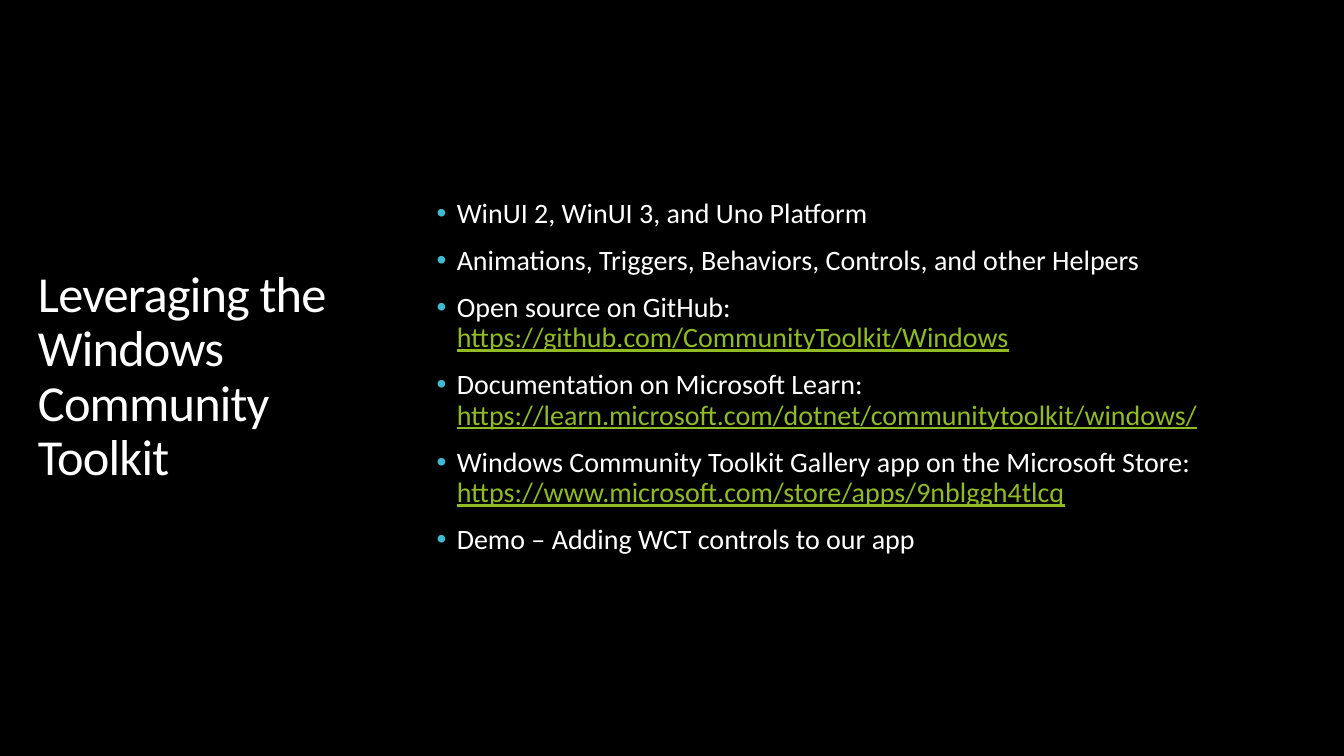
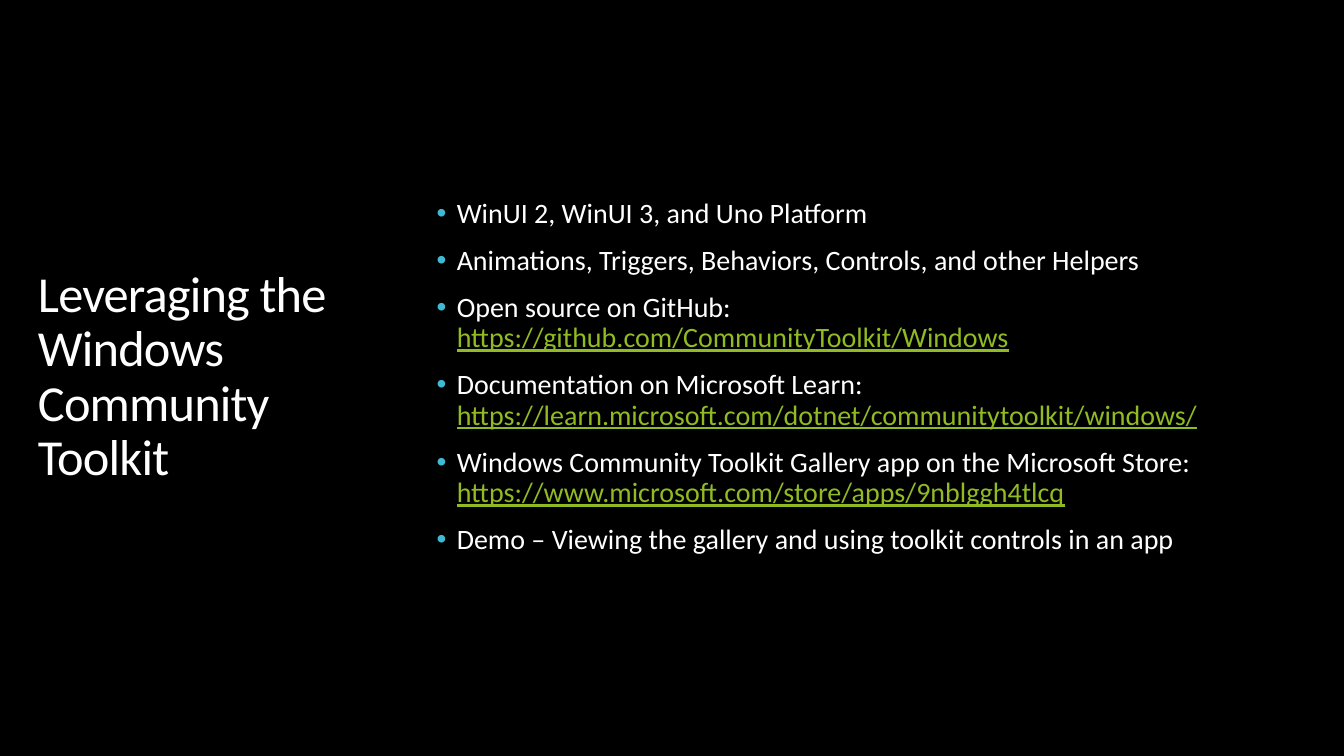
Before and after one commit to alvinashcraft/speaking, a slide deck: slide 7 of 2024/0320_BostonDotNetArch/GetStartedWithWinUI3.pptx. Drawn at 1344x756 pixels with LibreOffice and Linux fonts; fonts in the diff are those of the drawing; background and template pictures are left out. Boxes give left, top, right and bottom in pixels: in the first picture for what was removed or moved away, otherwise in the second. Text is boxed around its words. In the diff, an @@ line names an element or a change of style, - is before the commit and + after.

Commit message:
Update slide deck

```diff
--- a/2024/0320_BostonDotNetArch/GetStartedWithWinUI3.pptx
+++ b/2024/0320_BostonDotNetArch/GetStartedWithWinUI3.pptx
@@ text at (x1=457, y1=529, x2=1173, y2=554): text changed @@
-• Demo – Adding WCT controls to our app
+• Demo – Viewing the gallery and using toolkit controls in an app
```
